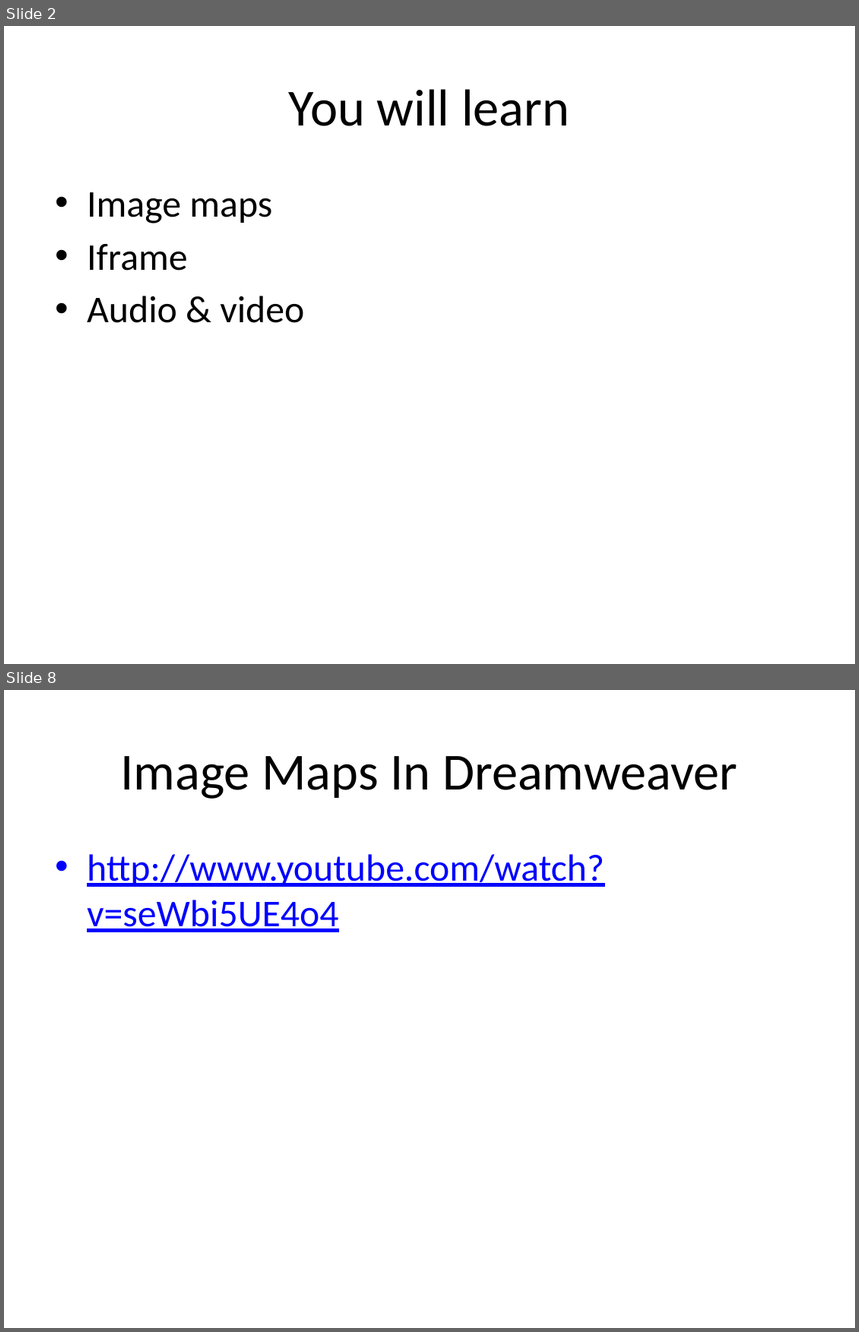
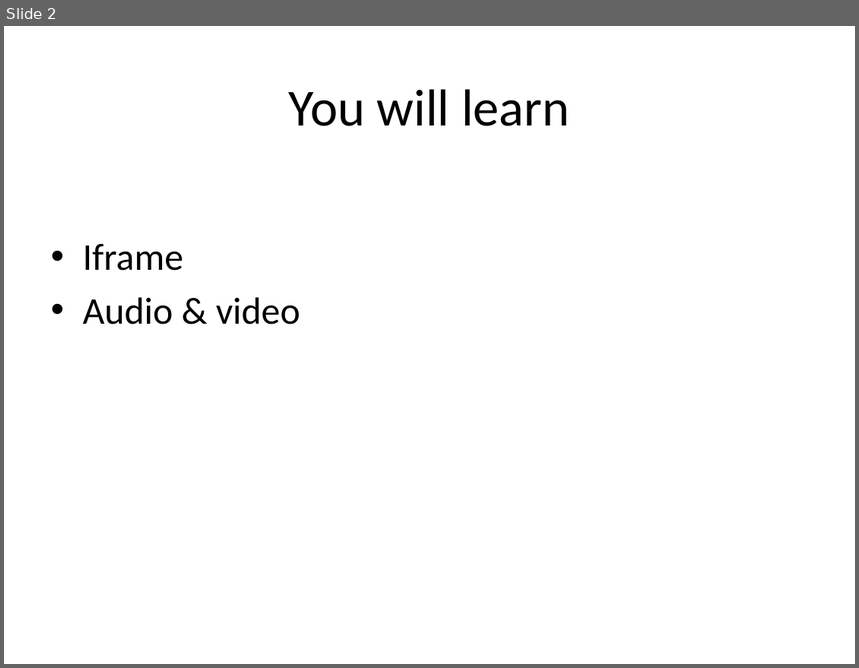
Before and after one commit to amogbil/PSU-webdev, a slide deck: Slides/Lecture10-imgMaps-iframe-audio-video.pptx. Shown one above the other, each under a label of ours: slides 2 and 8 before the commit, slide 2 after it; the slides between them are not shown. The pictures are 859x1332 and 859x668 pixels, drawn with LibreOffice and Linux fonts; fonts in the diff are those of the drawing. Boxes give left, top, right and bottom in pixels: in the first picture for what was removed or moved away, otherwise in the second. Text is boxed around its words. In the diff, an @@ line names an element or a change of style, - is before the commit and + after.

```diff
--- a/Slides/Lecture10-imgMaps-iframe-audio-video.pptx
+++ b/Slides/Lecture10-imgMaps-iframe-audio-video.pptx
@@ slide 8 removed at box(4, 690, 855, 1328), background #FFFFFF @@
@@ title removed at box(121, 756, 737, 799) @@
-Image Maps In Dreamweaver
@@ text removed at box(87, 854, 604, 932) @@
-• http://www.youtube.com/watch?v=seWbi5UE4o4
@@ slide 2 changed as well @@
@@ text at box(87, 192, 272, 224): paragraph removed @@
-• Image maps
```
Also in this commit, not shown: 12 other slides changed, 5 other slides removed.
